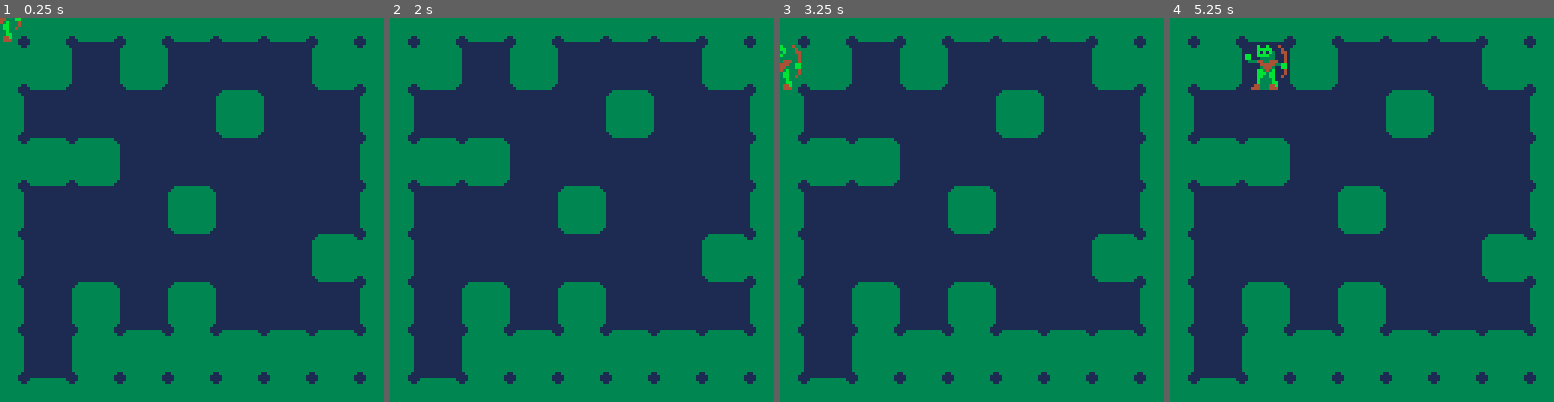
Above: before the commit, frames 1-4 (left to right).
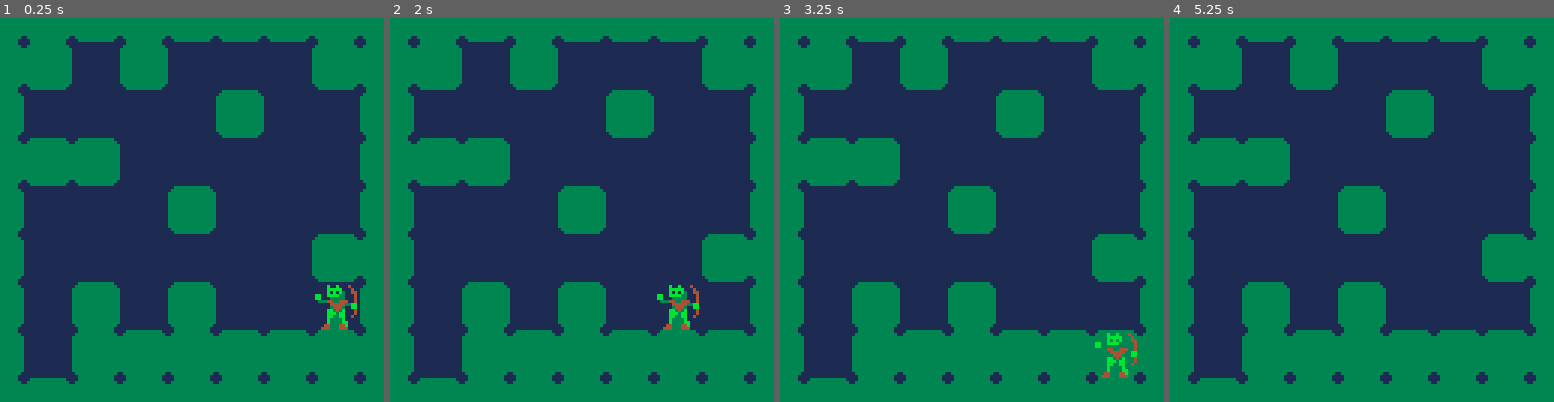
Above: after the commit, the same moments.

Repository: Ryan1729/broughlike-tutorial-ports
Game: PICO-8 cartridge pico8/broughlike-tutorial.p8
Same seed, same stepped clock (60 frames per second), same inputs: the game is played once before the commit and once after it.
Inputs:
- Up to frame 1 (0.25 s): no input
- Up to frame 2 (2 s): hold Left from 1.97 s (still down)
- Up to frame 3 (3.25 s): release Left at 2.37 s; hold Down 2.42-2.82 s; hold Right from 2.87 s (still down)
- Up to frame 4 (5.25 s): release Right at 3.53 s; hold Up 3.58-4.08 s; hold Right 4.13-4.53 s; hold Down 4.58-5.08 s; hold Left from 5.13 s (still down)

The runs differ from the first frame. In frame 1, 0.8% of the frame differs, in the area x 0-93%, y 0-82%; in frame 2, 0.7%; in frame 3, 0.7%; in frame 4, 0.7%.

Commit message:
place player on floor tile

Diff:
--- a/pico8/broughlike-tutorial.p8
+++ b/pico8/broughlike-tutorial.p8
@@ -56,6 +56,17 @@
     end
 end
 
+function random_passable_tile()
+    local tile;
+    try_to('get random passable tile', function()
+        local x = flr(rnd(numTiles))
+        local y = flr(rnd(numTiles))
+        tile = get_tile(x, y);
+        return tile.passable and not tile.monster;
+    end);
+    return tile
+end
+
 -->8
 
 --
@@ -104,6 +115,15 @@
 -- util
 --
 
+function try_to(description, callback)
+    for timeout=1000, 0, -1 do
+        if(callback()) then
+            return
+        end
+    end
+    assert(false, "Timeout while trying to "..description)
+end
+
 -->8
 
 --
@@ -117,15 +137,19 @@
 --
 
 numTiles=9
+tilesize=16
 
 x = 0
 y = 0
-tilesize=16
 
 function _init()
   palt(15, true)
 
   generate_level()
+
+  starting_tile = random_passable_tile()
+  x = starting_tile.x
+  y = starting_tile.y
 end
 
 function _draw()
